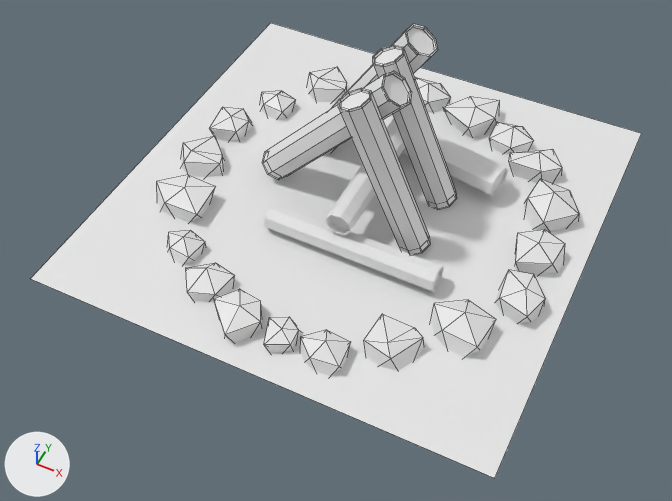
One commit to the FBX model Assets/Prefabs/Arte/Fogata (3).fbx: the scene before it, then after it.
Both versions are drawn from a camera (50 mm lens) standing at (0.649, -1.346, 1.531) and looking at (0.065, -0.177, 0.07). Lighting does not change. The marker at lower left points along +X, +Y and +Z. The older version comes first. Mesh edges are drawn as thin lines on the coarser meshes. Where no turn or scale is listed for an object, it has been applied to the vertices.

Before the edit, the objects in view are built like this:
```python
me_cylinder_004 = bpy.data.meshes.new('Cylinder.004')
me_cylinder_004.from_pydata(...)  # 48 vertices, 42 faces; spans x -0.15..0.15, y -0.039..0.039, z -0.204..0.204
me_icosphere_018 = bpy.data.meshes.new('Icosphere.018')
me_icosphere_018.from_pydata(...)  # 12 vertices, 20 faces; spans x -0.645..0.724, y -0.591..0.633, z -0.473..0.594
me_plane = bpy.data.meshes.new('Plane')
me_plane.from_pydata([(-0.51, -0.51, 0.0), (0.51, -0.51, 0.0), (-0.51, 0.51, 0.0), (0.51, 0.51, 0.0)], [], [(0, 1, 3, 2)])
ob_cylinder_004 = bpy.data.objects.new('Cylinder.004', me_cylinder_004)
ob_cylinder_004.location = (-0.015, 0.131, 0.231)
ob_icosphere_018 = bpy.data.objects.new('Icosphere.018', me_icosphere_018)
ob_icosphere_018.location = (-0.029, -0.411, 0.047)
ob_icosphere_018.rotation_euler = (0.0, 0.0, 0.976)  # degrees (0, 0, 56)
ob_icosphere_018.scale = (0.0796, 0.0796, 0.0796)
ob_plane = bpy.data.objects.new('Plane', me_plane)
ob_plane.location = (0.034, -0.003, 0.047)
# also in view: 'Cylinder.005' at (0.092, -0.156, 0.075); 'Icosphere.014' at (0.155, -0.41, 0.056); 'Icosphere.002' at (0.16, 0.368, 0.052); 'Icosphere.001' at (0.427, 0.154, 0.059); 'Icosphere.013' at (0.273, -0.337, 0.052)
```
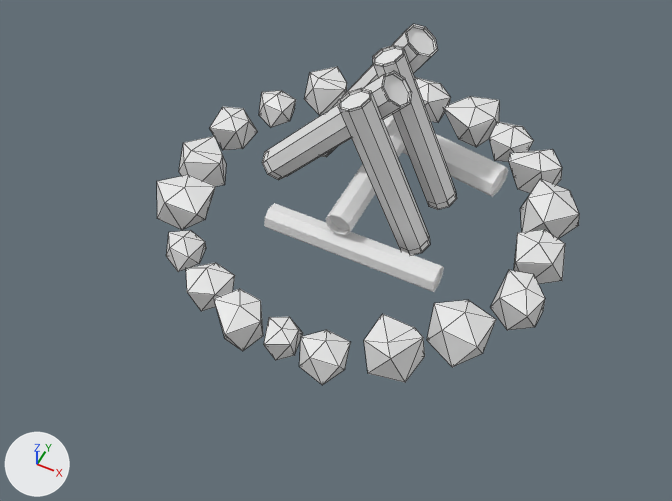
Commit message: Fogatas cambiadas y alguna cosa mia

The change, as a list of edits to the scene's bpy script:
```text
Change ob_icosphere_018:
    ob_icosphere_018: bpy.data.objects.new('Icosphere.018', me_icosphere_018) -> bpy.data.objects.new('Icosphere.018', me_icosphere_019)
Remove ob_plane:
    ob_plane = bpy.data.objects.new('Plane', me_plane)
    ob_plane.location = (0.034, -0.003, 0.047)
```

Pixel boxes (x1, y1, x2, y2) of what changed, in the pictures (672 x 501 px):
'Plane', deleted: before (31, 23, 642, 478)
'Icosphere.018', reshaped: before (214, 289, 262, 343); after (214, 289, 263, 351)
